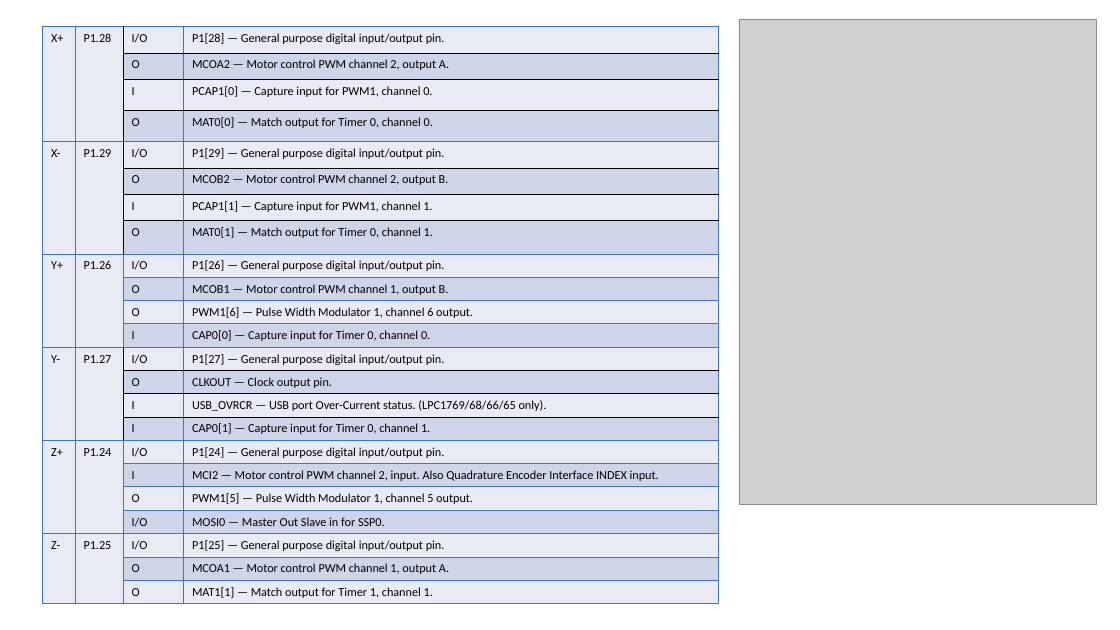
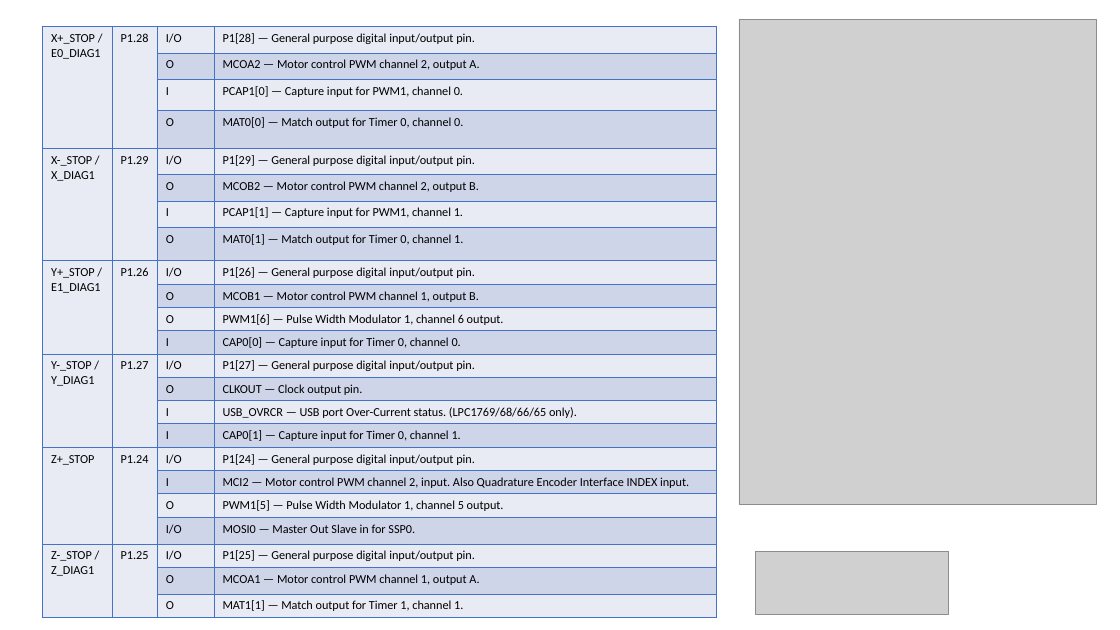
Before and after one commit to softkannan/3DPrint, a slide deck: slide 3 of hardware/Bigtreetech/Bigtreetech_skr_v1.3/SKR-V1.3 Pin Description.pptx. Drawn at 1120x630 pixels with LibreOffice and Linux fonts; fonts in the diff are those of the drawing; grey boxes stand for pictures. Boxes give left, top, right and bottom in pixels: in the first picture for what was removed or moved away, otherwise in the second. Text is boxed around its words. In the diff, an @@ line names an element or a change of style, - is before the commit and + after.

```diff
--- a/hardware/Bigtreetech/Bigtreetech_skr_v1.3/SKR-V1.3 Pin Description.pptx
+++ b/hardware/Bigtreetech/Bigtreetech_skr_v1.3/SKR-V1.3 Pin Description.pptx
@@ table at [43,27,718,615] @@
-row 1, column 1: X+
+row 1, column 1: X+_STOP / / E0_DIAG1
-row 5, column 1: X-
+row 5, column 1: X-_STOP / / X_DIAG1
-row 9, column 1: Y+
+row 9, column 1: Y+_STOP / / E1_DIAG1
-row 13, column 1: Y-
+row 13, column 1: Y-_STOP / / Y_DIAG1
-row 17, column 1: Z+
+row 17, column 1: Z+_STOP
-row 21, column 1: Z-
+row 21, column 1: Z-_STOP / / Z_DIAG1
@@ borders changed @@
@@ picture added at [755,551,949,614] @@
```
Also in this commit, not shown: 10 other slides changed, 2 slides added, 9 other files.
